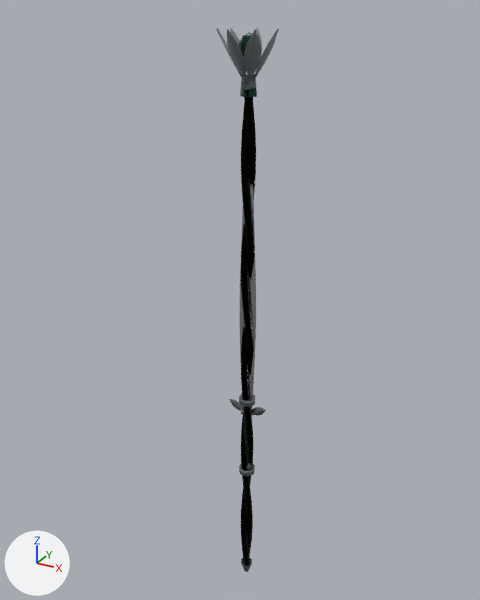
Renders of the glTF model client/public/q/gear/weapons_emerald.glb from each side of a commit.
The view is the same before and after, from a 50 mm camera at (0.947, -1.774, 1.414) aimed at (-0.065, 0.064, 0.495). Arrows for +X, +Y and +Z are at lower left; the lights stay in place. The older version comes first.

Names of what the first picture shows: 'blade', 'staff'.
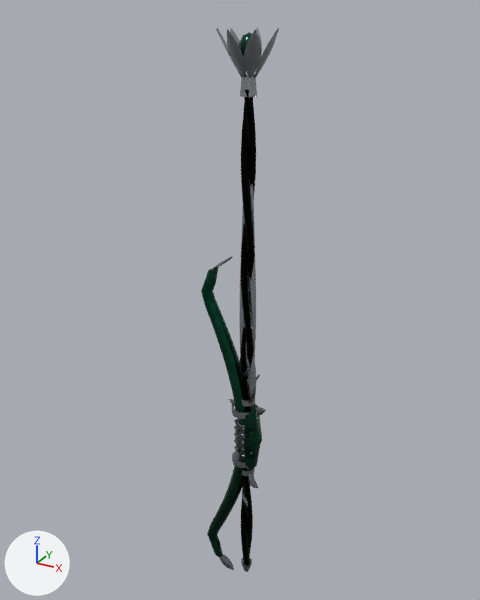
Scene script edits in JSON lines:
```json
{"op": "add", "block": "img_dagger_normal", "code": ["img_dagger_normal = load_image('dagger_normal', '_unpacked/dagger_normal', 1024, 1024, 'Non-Color')"]}
{"op": "add", "block": "img_dagger_color", "code": ["img_dagger_color = load_image('dagger_color', '_unpacked/dagger_color', 1024, 1024, 'sRGB')"]}
{"op": "add", "block": "img_bow_normal", "code": ["img_bow_normal = load_image('bow_normal', '_unpacked/bow_normal', 1024, 1024, 'Non-Color')"]}
{"op": "add", "block": "img_bow_color", "code": ["img_bow_color = load_image('bow_color', '_unpacked/bow_color', 1024, 1024, 'sRGB')"]}
{"op": "add", "block": "mat_dagger_baked", "code": ["mat_dagger_baked = bpy.data.materials.new('dagger_baked')", "# uses the picture img_dagger_color", "# uses the picture img_dagger_normal"]}
{"op": "add", "block": "mat_bow_baked", "code": ["mat_bow_baked = bpy.data.materials.new('bow_baked')", "# uses the picture img_bow_color", "# uses the picture img_bow_normal"]}
{"op": "add", "block": "me_dagger", "code": ["me_dagger = bpy.data.meshes.new('dagger')", "me_dagger.from_pydata(...)  # 677 vertices, 1326 faces; spans x -0.054..0.054, y -0.018..0.016, z -0.073..0.44", "me_dagger.materials.append(mat_dagger_baked)"]}
{"op": "add", "block": "me_bow", "code": ["me_bow = bpy.data.meshes.new('bow')", "me_bow.from_pydata(...)  # 1371 vertices, 2678 faces; spans x -0.178..0.061, y -0.048..0.047, z -0.676..0.676", "me_bow.materials.append(mat_bow_baked)"]}
{"op": "add", "block": "ob_dagger", "code": ["ob_dagger = bpy.data.objects.new('dagger', me_dagger)", "ob_dagger.location = (0.0, 0.0, 0.0)"]}
{"op": "add", "block": "ob_bow", "code": ["ob_bow = bpy.data.objects.new('bow', me_bow)", "ob_bow.location = (0.0, 0.0, 0.0)"]}
```

Where the change shows, as pixel boxes [x1, y1, x2, y2] in the pictures (480 x 600 px):
```json
{"object": "bow", "change": "added", "after": [201, 256, 262, 570]}
{"object": "dagger", "change": "added", "after": [239, 347, 256, 409]}
```
